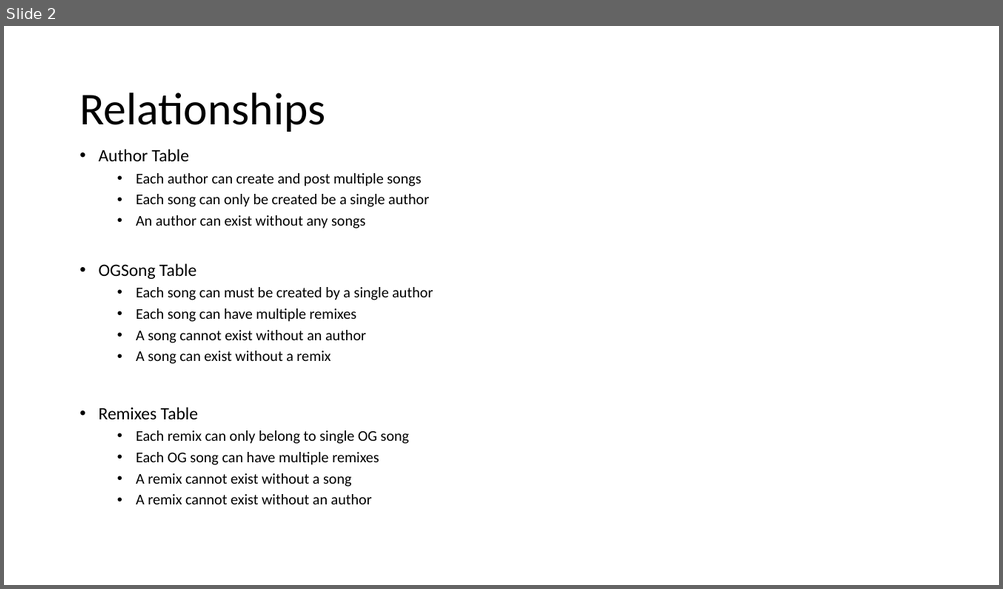
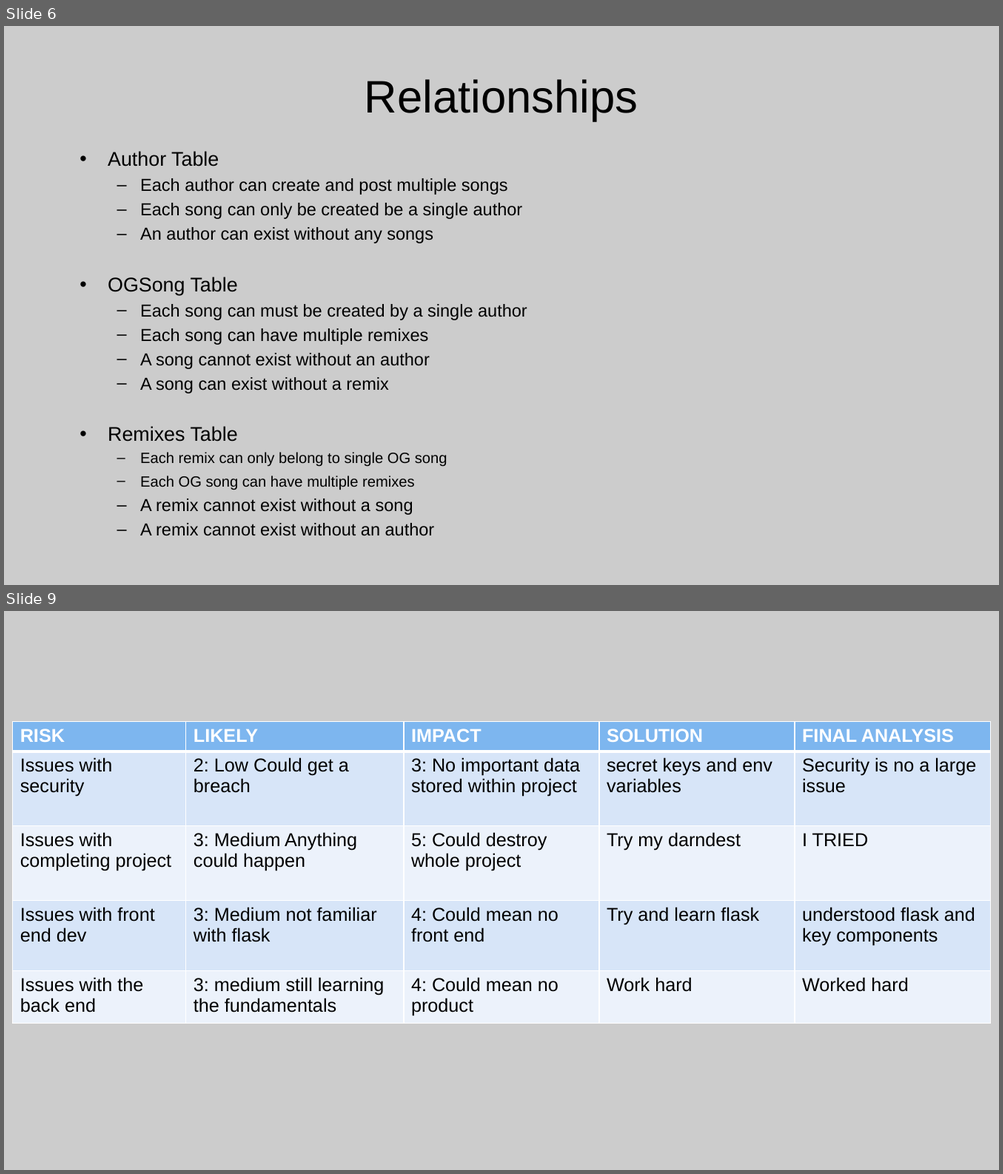
Before and after one commit to BenjieA/Music-Index-Flask-2020, a slide deck: ERDiagram.pptx. Shown one above the other, each under a label of ours: slide 2 before the commit, slides 6 and 9 after it; the slides between them are not shown. The pictures are 1003x589 and 1003x1174 pixels, drawn with LibreOffice and Linux fonts; fonts in the diff are those of the drawing. Boxes give left, top, right and bottom in pixels: in the first picture for what was removed or moved away, otherwise in the second. Text is boxed around its words. In the diff, an @@ line names an element or a change of style, - is before the commit and + after.

```diff
--- a/ERDiagram.pptx
+++ b/ERDiagram.pptx
@@ slide 9 added at bbox=[4, 611, 999, 1170], background #CCCCCC @@
@@ table added at bbox=[13, 721, 990, 1170], 5 rows, 5 columns @@
+RISK | LIKELY | IMPACT | SOLUTION | FINAL ANALYSIS
+Issues with security | 2: Low Could get a breach | 3: No important data stored within project | secret keys and env variables | Security is no a large issue
+Issues with completing project | 3: Medium Anything could happen | 5: Could destroy whole project | Try my darndest | I TRIED
+Issues with front end dev | 3: Medium not familiar with flask | 4: Could mean no front end | Try and learn flask | understood flask and key components
+Issues with the back end | 3: medium still learning the fundamentals | 4: Could mean no product | Work hard | Worked hard
@@ what was slide 2 is now slide 6 @@
@@ slide 6 changed as well @@
@@ background #FFFFFF to #CCCCCC @@
@@ title "Relationships": place and size @@
-title "Relationships" at bbox=[79, 93, 325, 132]
+title "Relationships" at bbox=[364, 79, 638, 121]
@@ title "Relationships" at bbox=[364, 79, 638, 121]: font Calibri to Arial; alignment left to centre; line spacing 0.9 to 1 @@
@@ text "Author Table" at bbox=[108, 151, 527, 537]: size 16.8 to 19.2 pt in "Author Table", "OGSong Table", "Remixes Table"; font Calibri to Arial; size 14.4 to 16.8 pt in "Each author can create and post multiple ...", "Each song can only be created be ...", "An author can exist without any songs", "Each song can must be created by ..." and 5 more places; indent changed; line spacing 0.9 to 1; less space between paragraphs; bullet • to – @@
```
Also in this commit, not shown: 2 other slides changed, 11 other slides added, 1 slide removed.
